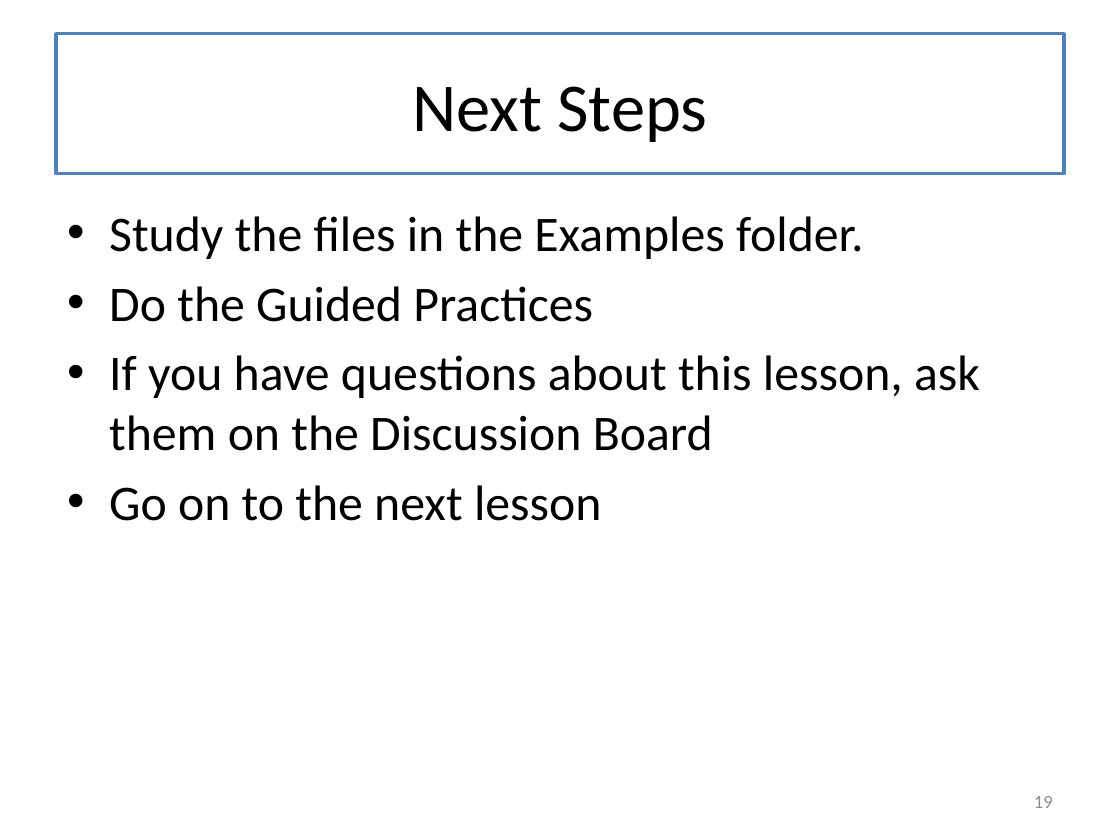
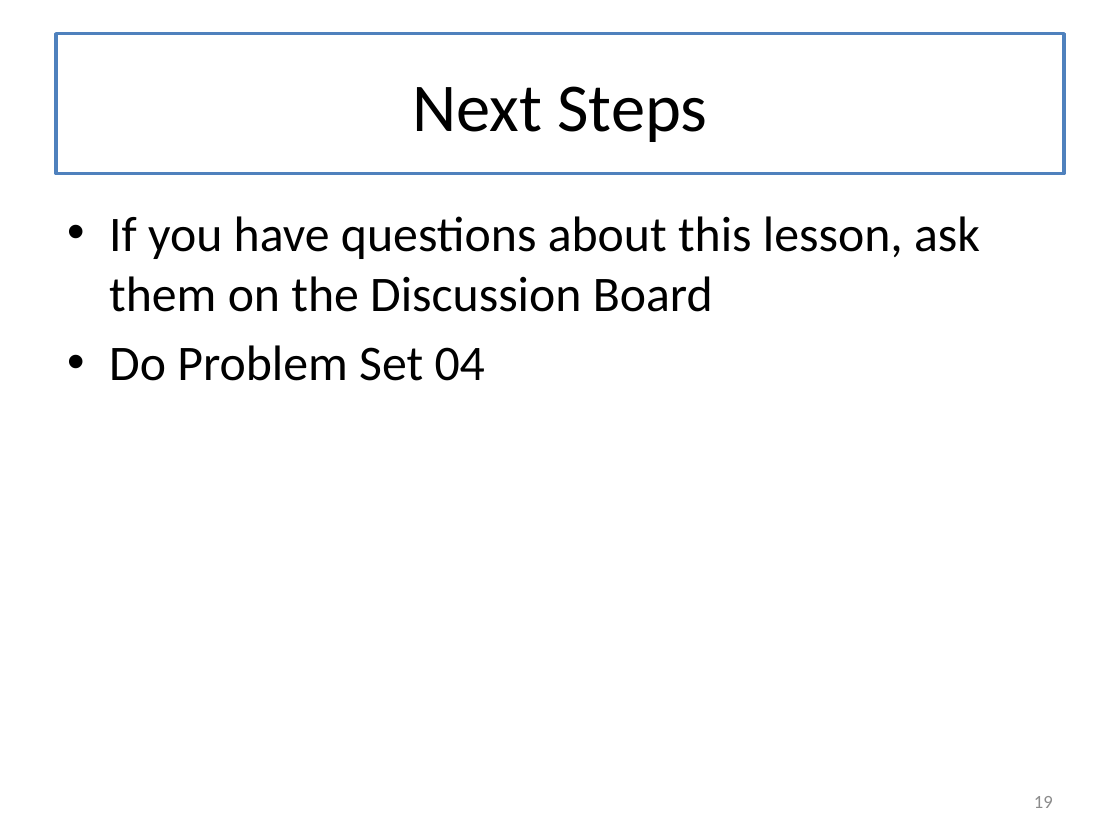
Before and after one commit to mwand/cs5010f16, a slide deck: slide 19 of Slides/Lesson 4.4 Non-Empty Lists.pptx. Drawn at 1120x840 pixels with LibreOffice and Linux fonts; fonts in the diff are those of the drawing. Boxes give left, top, right and bottom in pixels: in the first picture for what was removed or moved away, otherwise in the second. Text is boxed around its words. In the diff, an @@ line names an element or a change of style, - is before the commit and + after.

```diff
--- a/Slides/Lesson 4.4 Non-Empty Lists.pptx
+++ b/Slides/Lesson 4.4 Non-Empty Lists.pptx
@@ text at (x1=109, y1=216, x2=864, y2=322): paragraphs removed @@
-• Study the files in the Examples folder.
-• Do the Guided Practices
@@ text at (x1=109, y1=345, x2=485, y2=381): text changed @@
-• Go on to the next lesson
+• Do Problem Set 04
```
Also in this commit, not shown: 14 other files.
